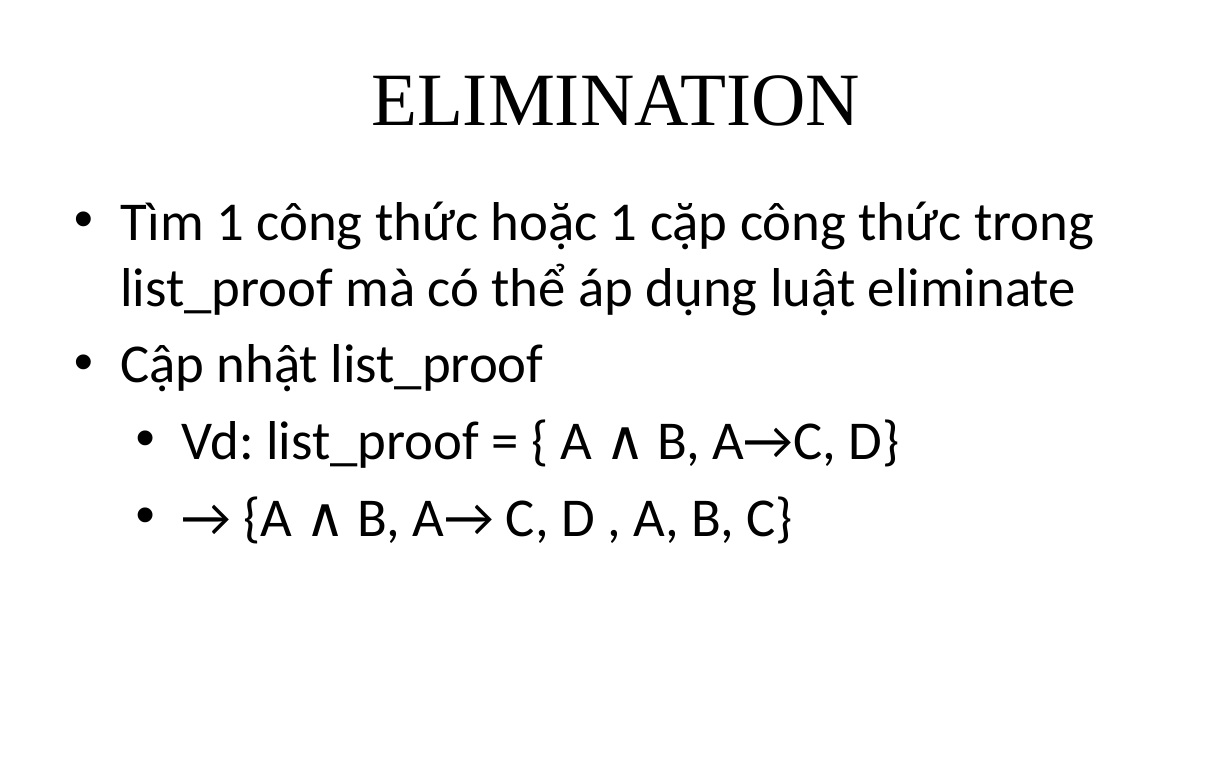
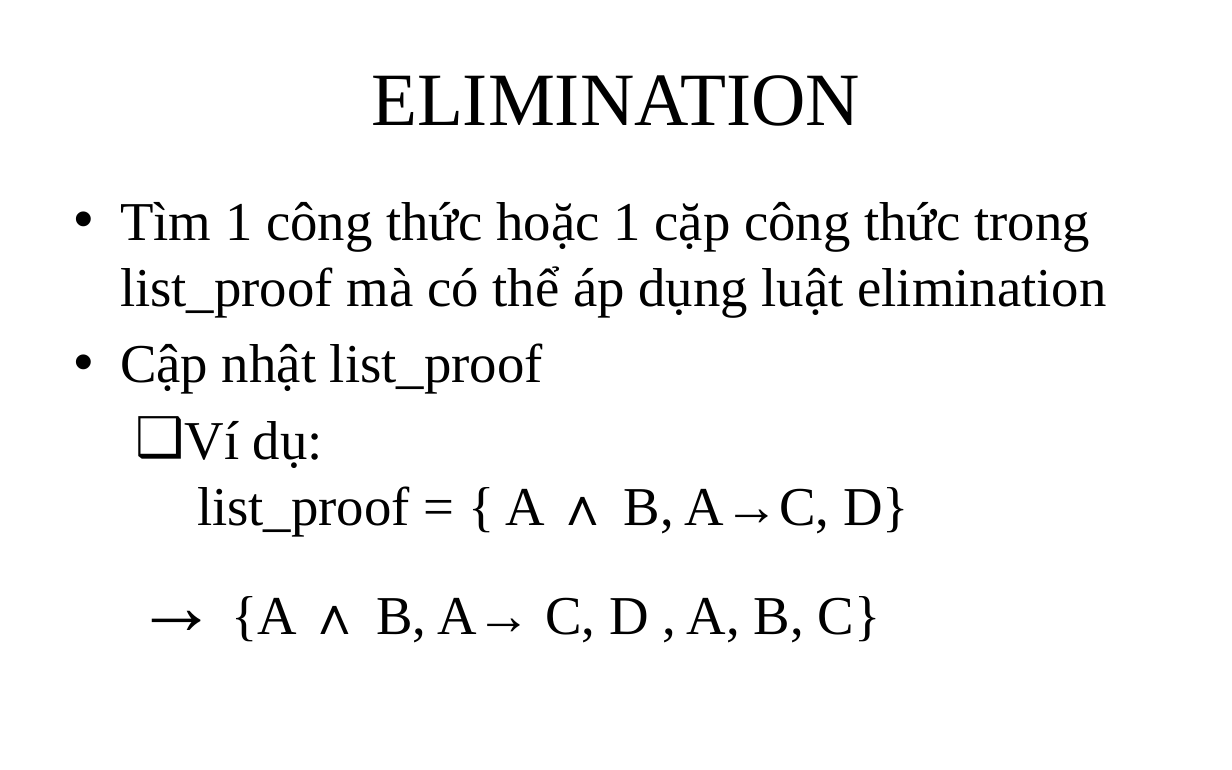
Before and after one commit to giang-rocker/logic, a slide deck: slide 18 of Report/SUY LUẬN TỰ NHIÊN.pptx (slide 17 before the commit). Drawn at 1232x770 pixels with LibreOffice and Linux fonts; fonts in the diff are those of the drawing. Boxes give left, top, right and bottom in pixels: in the first picture for what was removed or moved away, otherwise in the second. Text is boxed around its words. In the diff, an @@ line names an element or a change of style, - is before the commit and + after.

```diff
--- a/Report/SUY LUẬN TỰ NHIÊN.pptx
+++ b/Report/SUY LUẬN TỰ NHIÊN.pptx
@@ text at bbox=[120, 202, 1106, 317]: text changed; font Calibri to Times New Roman @@
-        • Tìm 1 công thức hoặc 1 cặp công thức trong list_proof mà có thể áp dụng luật eliminate
+        • Tìm 1 công thức hoặc 1 cặp công thức trong list_proof mà có thể áp dụng luật elimination
@@ text at bbox=[120, 343, 881, 643]: font Calibri to Times New Roman in "Cập nhật list_proof", "→ {A ∧ B, A→ C, D ..."; size 32 to 48 pt in "→"; bullet • to none @@
@@ text at bbox=[185, 421, 909, 536]: text changed; font Calibri to Times New Roman @@
-          • Vd: list_proof = { A ∧ B, A→C, D}
+          ❑ Ví dụ:
+            list_proof = { A ∧ B, A→C, D}
```
Also in this commit, not shown: 22 other slides changed, 2 slides added.
